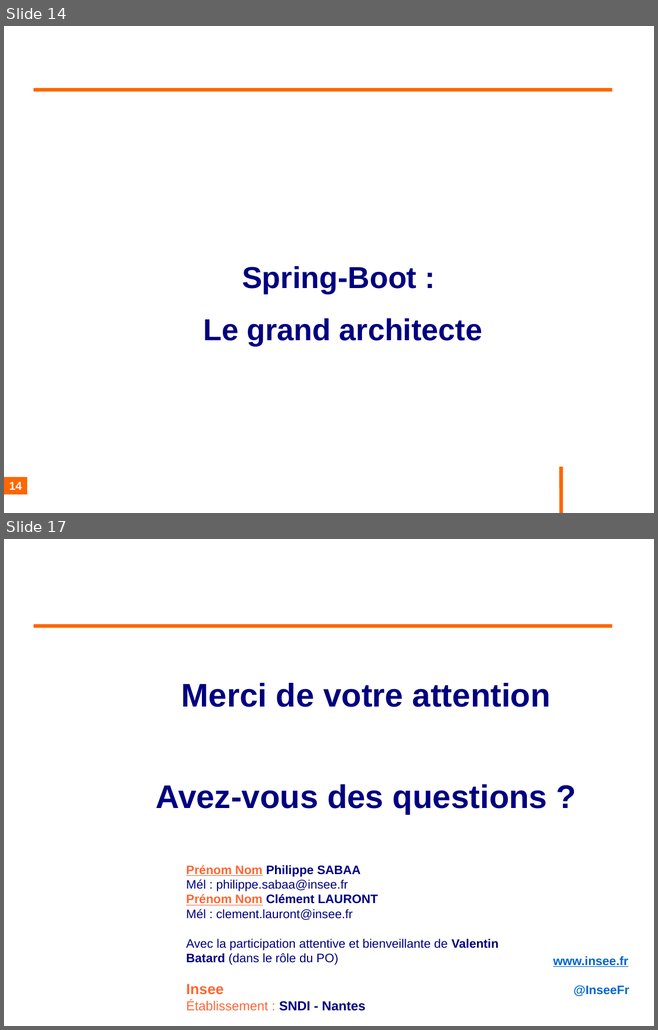
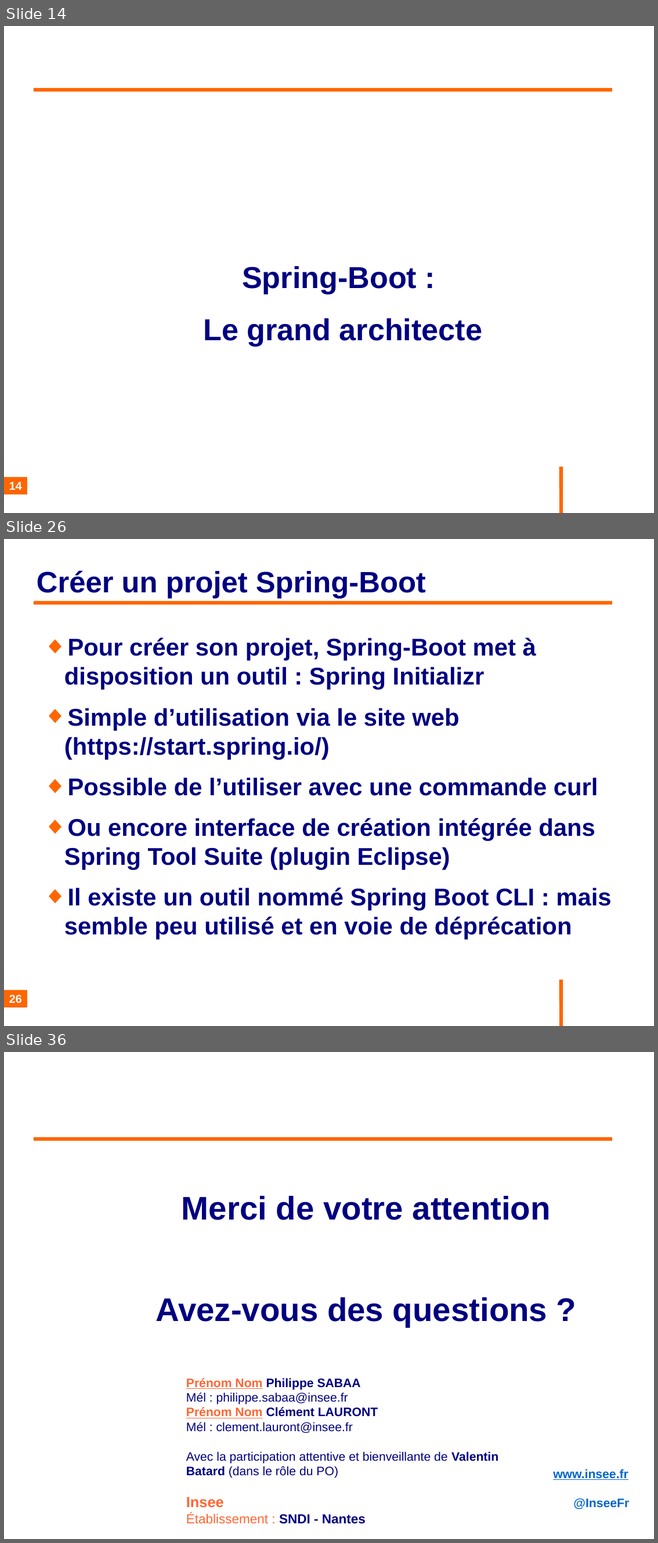
Before and after one commit to philphils/formation-spring-boot, a slide deck: Documentation/diapo_formation_spring_boot.odp. Shown one above the other, each under a label of ours: slides 14 and 17 before the commit, slides 14, 26 and 36 after it; the slides between them are not shown. The pictures are 658x1030 and 658x1543 pixels, drawn with LibreOffice and Linux fonts; fonts in the diff are those of the drawing; background and template pictures are left out. Boxes give left, top, right and bottom in pixels: in the first picture for what was removed or moved away, otherwise in the second. Text is boxed around its words. In the diff, an @@ line names an element or a change of style, - is before the commit and + after.

```diff
--- a/Documentation/diapo_formation_spring_boot.odp
+++ b/Documentation/diapo_formation_spring_boot.odp
@@ slide 26 added at box(4, 539, 654, 1026), background #FFFFFF; not listed: 1 template element that a slide beside it also shows @@
@@ title added at box(36, 570, 426, 598), 36 pt, text #000080, bold @@
+Créer un projet Spring-Boot
@@ line added from (34, 603) to (612, 603), #FF6600 4.54 pt @@
@@ text added at box(64, 638, 611, 940), 29.6 pt, text #000080, bold @@
+◆ Pour créer son projet, Spring-Boot met à disposition un outil : Spring Initializr
+◆ Simple d’utilisation via le site web (https://start.spring.io/)
+◆ Possible de l’utiliser avec une commande curl
+◆ Ou encore interface de création intégrée dans Spring Tool Suite (plugin Eclipse)
+◆ Il existe un outil nommé Spring Boot CLI : mais semble peu utilisé et en voie de déprécation
@@ page number added at box(4, 991, 27, 1008), fill #FF6600, 14 pt, text #FFFFFF, bold @@
+26
@@ what was slide 17 is now slide 36 @@
```
Also in this commit, not shown: 9 slides changed, 18 other slides added.
